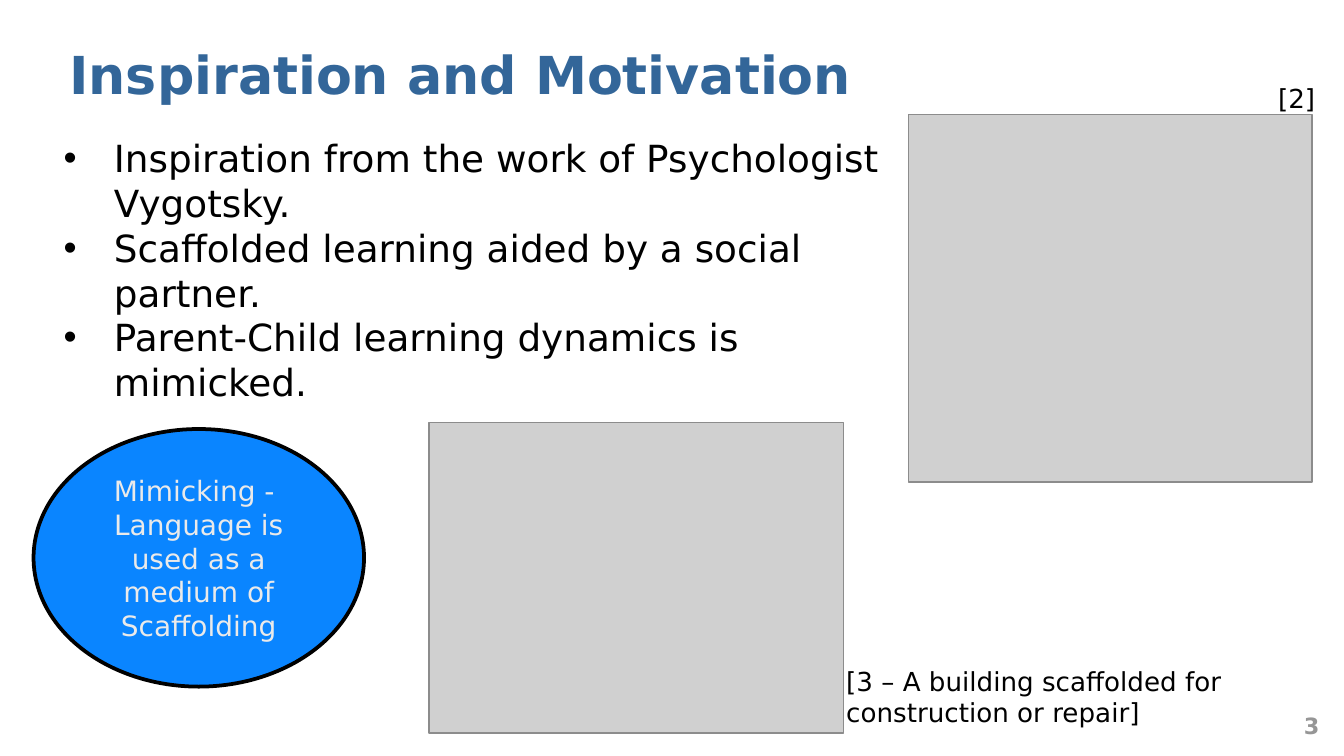
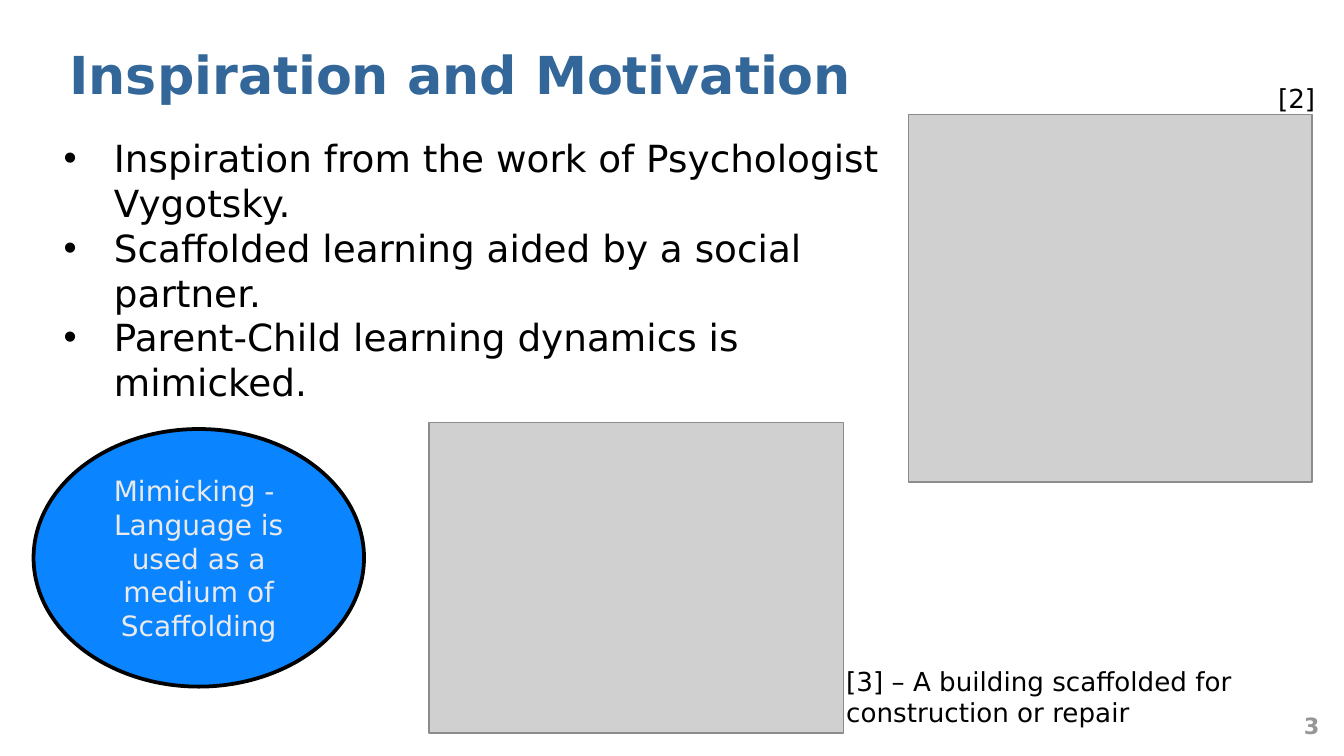
Before and after one commit to abduskhazi/deep-reinforcement-learning-seminar, a slide deck: slide 3 of presentation.pptx. Drawn at 1344x756 pixels with LibreOffice and Linux fonts; fonts in the diff are those of the drawing; grey boxes stand for pictures. Boxes give left, top, right and bottom in pixels: in the first picture for what was removed or moved away, otherwise in the second. Text is boxed around its words. In the diff, an @@ line names an element or a change of style, - is before the commit and + after.

```diff
--- a/presentation.pptx
+++ b/presentation.pptx
@@ text at box(846, 671, 1231, 728): text changed @@
-[3 – A building scaffolded for construction or repair]
+[3] – A building scaffolded for construction or repair
```
Also in this commit, not shown: 6 other slides changed, 2 slides added, 2 slides removed.
